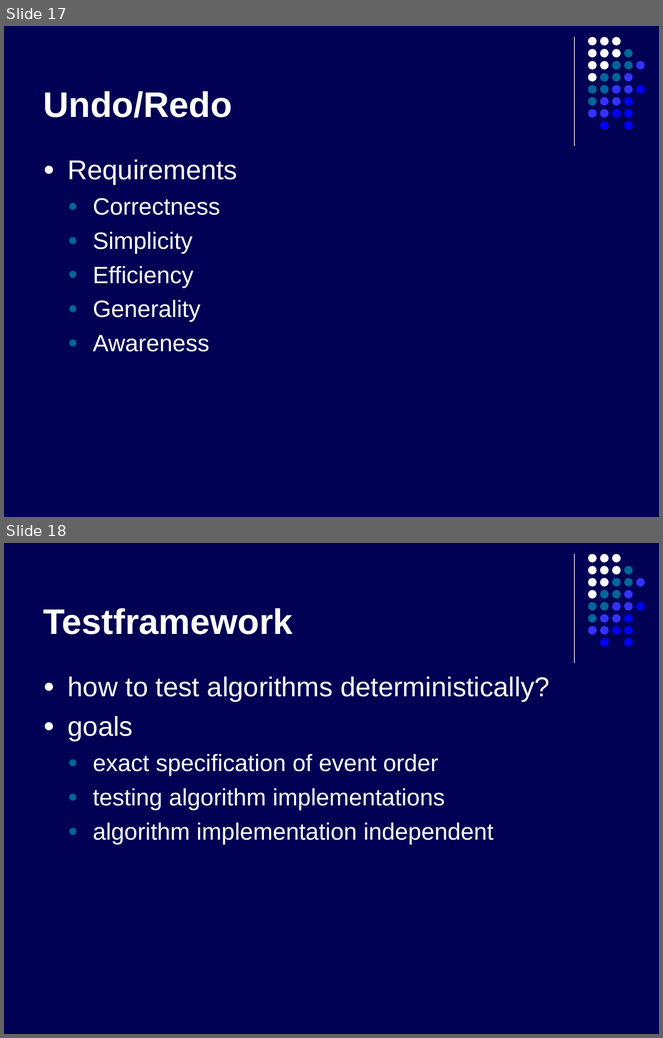
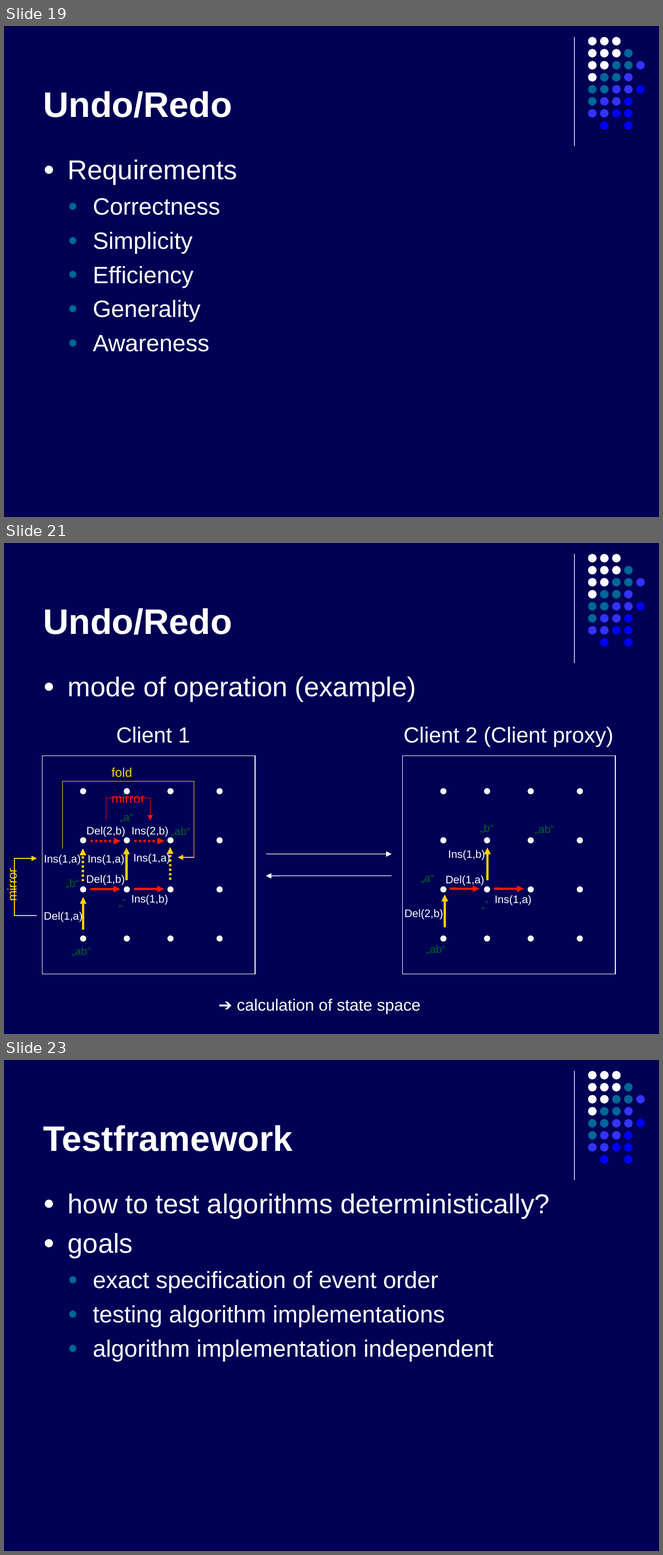
Before and after one commit to kyanha/ace, a slide deck: ace/trunk/doc/presentation/presentation.ppt. Shown one above the other, each under a label of ours: slides 17 and 18 before the commit, slides 19, 21 and 23 after it; the slides between them are not shown. The pictures are 663x1038 and 663x1555 pixels, drawn with LibreOffice and Linux fonts; fonts in the diff are those of the drawing. Boxes give left, top, right and bottom in pixels: in the first picture for what was removed or moved away, otherwise in the second. Text is boxed around its words. In the diff, an @@ line names an element or a change of style, - is before the commit and + after.

```diff
--- a/ace/trunk/doc/presentation/presentation.ppt
+++ b/ace/trunk/doc/presentation/presentation.ppt
@@ slide 21 added at bbox=[4, 543, 659, 1034], background #000054; not listed: 32 template elements that a slide beside it also shows @@
@@ title added at bbox=[43, 608, 232, 635], 39 pt, text #FFFFFF, bold @@
+Undo/Redo
@@ text added at bbox=[68, 677, 416, 702], 30 pt, text #FFFFFF @@
+● mode of operation (example)
@@ text added at bbox=[116, 727, 190, 743], 24 pt, text #FFFFFF @@
+Client 1
@@ text added at bbox=[404, 727, 614, 747], 24 pt, text #FFFFFF @@
+Client 2 (Client proxy)
@@ group added at bbox=[87, 793, 150, 841]: 2 texts, 1 arrow, 1 elbow arrow @@
+Del(2,b)
+mirror
@@ text added at bbox=[131, 826, 168, 837], 12 pt, text #FFFFFF @@
+Ins(2,b)
@@ text added at bbox=[171, 827, 190, 837], 12 pt, text #00681D @@
+„ab“
@@ group added at bbox=[88, 813, 494, 880]: 4 texts, 2 arrows @@
+Ins(1,a)
+„a“
+Ins(1,b)
+„b“
@@ group added at bbox=[131, 825, 554, 905]: 3 texts, 2 arrows @@
+Ins(1,b)
+Ins(1,a)
+„ab“
@@ group added at bbox=[62, 768, 194, 880]: 2 texts, 1 arrow, 1 elbow arrow @@
+fold
+Ins(1,a)
@@ arrow added from (135, 841) to (165, 841), #FF1700 2.49 pt dashed @@
@@ arrow added from (266, 854) to (392, 854), #FFFFFF 0.74 pt @@
@@ group added at bbox=[5, 849, 83, 916]: 2 texts, 1 arrow, 1 elbow arrow @@
+Ins(1,a)
+mirror
@@ text added at bbox=[86, 875, 125, 886], 12 pt, text #FFFFFF @@
+Del(1,b)
@@ arrow added from (392, 876) to (266, 876), #FFFFFF 0.74 pt @@
@@ group added at bbox=[44, 875, 445, 957]: 6 texts, 2 arrows @@
+Del(1,a)
+„ab“
+„b“
+Del(2,b)
+„ab“
+„a“
@@ text added at bbox=[445, 875, 484, 886], 12 pt, text #FFFFFF @@
+Del(1,a)
@@ group added at bbox=[42, 756, 255, 974]: 16 ellipses, 1 rectangle @@
@@ arrow added from (90, 890) to (120, 890), #FF1700 2.49 pt @@
@@ text added at bbox=[112, 892, 132, 912], 12 pt, text #00681D @@
+„“
@@ group added at bbox=[402, 756, 616, 974]: 16 ellipses, 1 rectangle @@
@@ arrow added from (450, 889) to (480, 889), #FF1700 2.49 pt @@
@@ text added at bbox=[475, 895, 495, 914], 12 pt, text #00681D @@
+„“
@@ text added at bbox=[237, 999, 421, 1014], 18 pt, text #FFFFFF @@
+➔ calculation of state space
@@ what was slide 17 is now slide 19 @@
@@ what was slide 18 is now slide 23 @@
```
Also in this commit, not shown: 3 slides changed, 5 other slides added, 1 slide removed.
